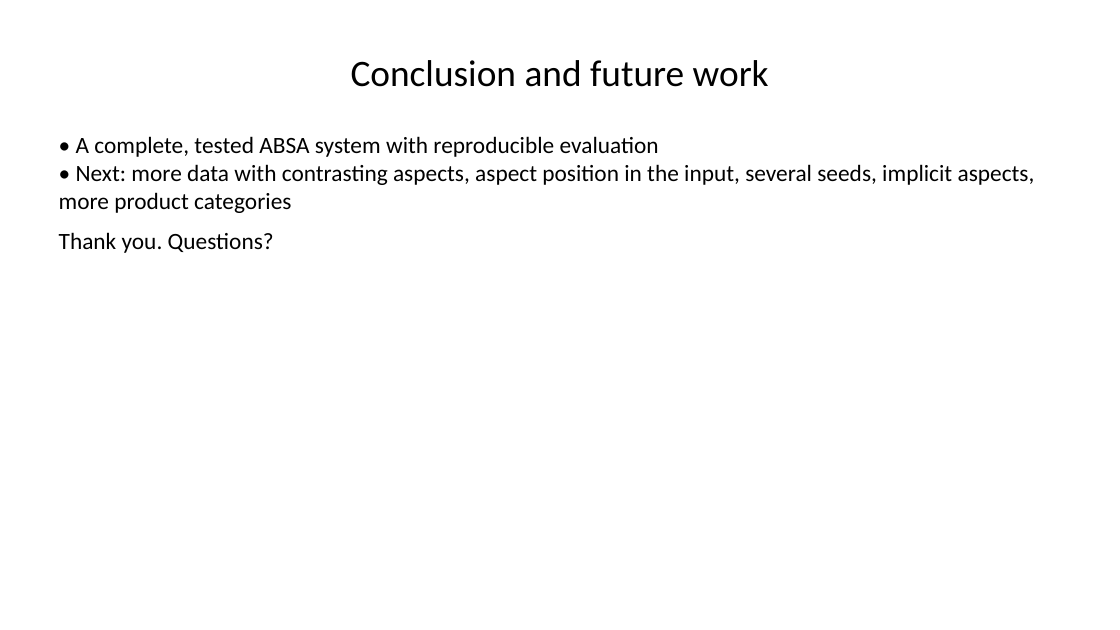
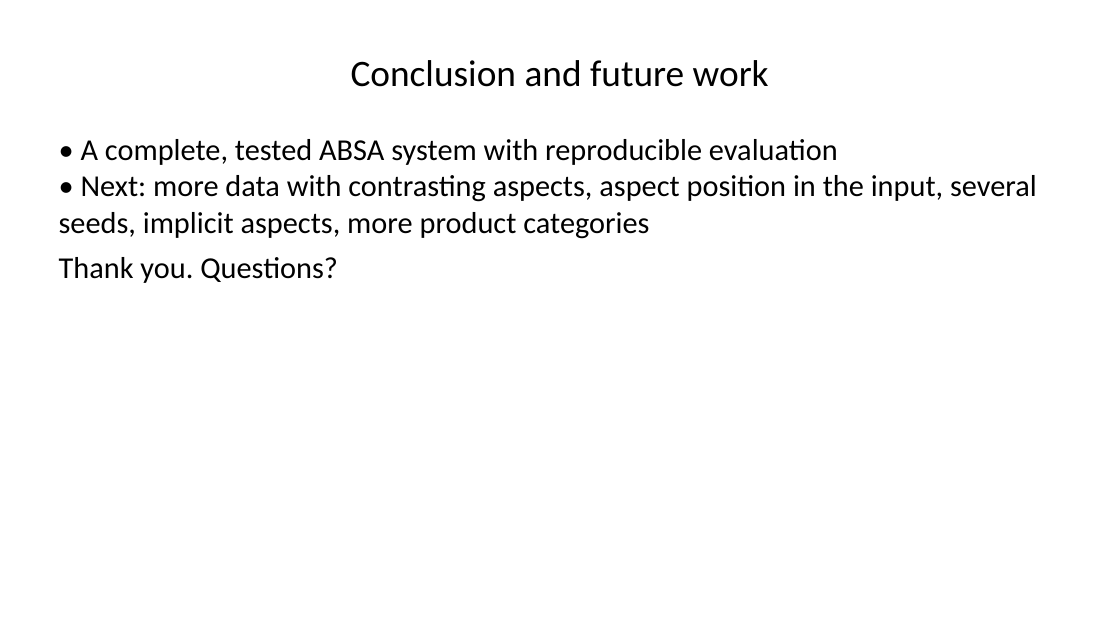
Before and after one commit to loki1948/ABSA-Product-Review-Analysis, a slide deck: slide 18 of docs/submission/ABSA_Presentation.pptx (slide 14 before the commit). Drawn at 1120x630 pixels with LibreOffice and Linux fonts; fonts in the diff are those of the drawing. Boxes give left, top, right and bottom in pixels: in the first picture for what was removed or moved away, otherwise in the second. Text is boxed around its words. In the diff, an @@ line names an element or a change of style, - is before the commit and + after.

```diff
--- a/docs/submission/ABSA_Presentation.pptx
+++ b/docs/submission/ABSA_Presentation.pptx
@@ text "• A complete, tested ABSA ..." at (59,139,1037,239): size 20 to 26 pt @@
@@ text "Thank you. Questions?" at (59,257,338,283): size 20 to 26 pt @@
@@ text "Thank you. Questions?": place and size @@
-text "Thank you. Questions?" at (59,232,274,253)
+text "Thank you. Questions?" at (59,257,338,283)
```
Also in this commit, not shown: 16 other slides changed, 25 other files.
